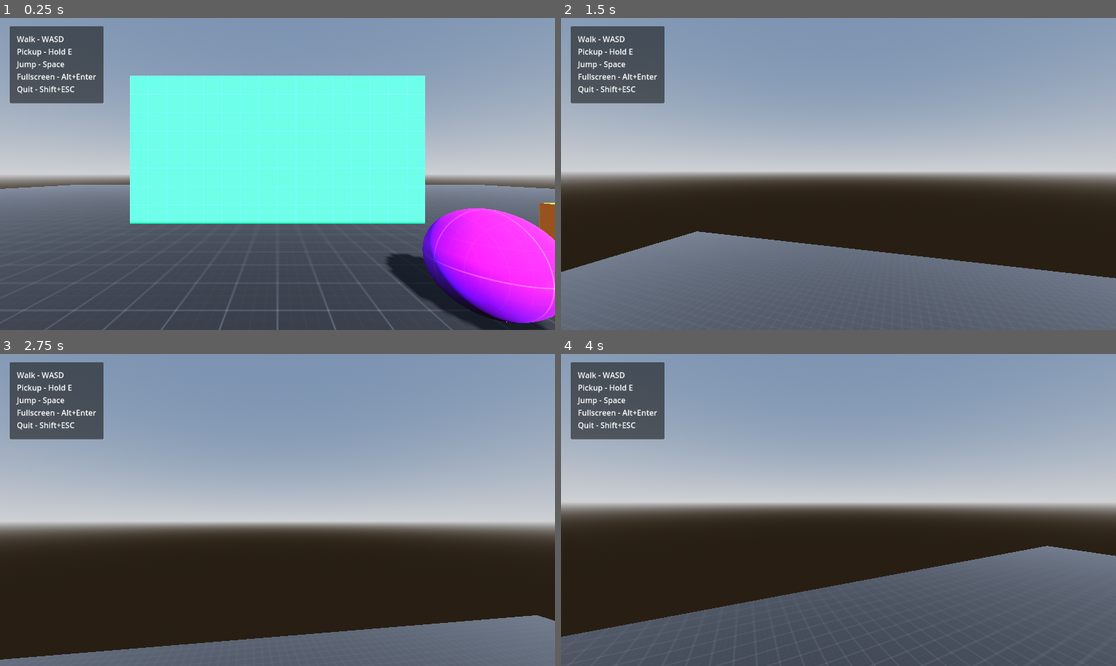
Above: before the commit, frames 1-4 (two rows, left to right).
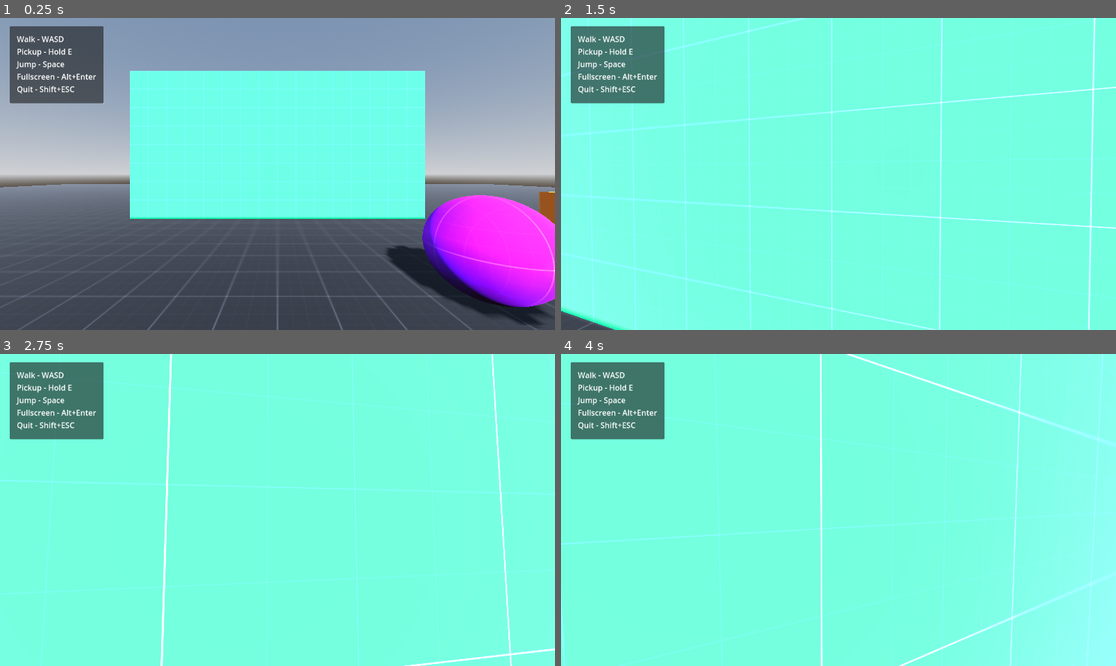
Above: after the commit, the same moments.

Repository: netj08/ColabGodotProject
Game: Godot game, scene res://Scenes/Levels/prototype.tscn
The game is run twice, just before and just after one commit, with the same random seed, the same clock (stepped at 60 frames per second) and the same inputs.
Inputs (mouse positions are in pixels of both pictures, inside the frame that each line leads up to):
- Up to frame 1 (0.25 s): no input
- Up to frame 2 (1.5 s): move the mouse to (866, 174) at 0.52 s; hold W (Up) from 0.53 s (still down); tap E (pickup) at 0.6, 1.35 s; tap Space (Jump) at 0.77 s; move the mouse to (810, 174) at 1.27 s
- Up to frame 3 (2.75 s): keep holding W (Up); tap Space (Jump) at 1.52 s; move the mouse to (288, 503) at 2.02 s; tap E (pickup) at 2.1 s
- Up to frame 4 (4 s): keep holding W (Up); move the mouse to (832, 516) at 2.77 s; tap E (pickup) at 2.85, 3.6 s; tap Space (Jump) at 3.02, 3.77 s; move the mouse to (877, 513) at 3.52 s

The runs differ from the first frame. In frame 1, 8.8% of the frame differs, in the area x 0-100%, y 16-100%; in frame 2, 100%; in frame 3, 100%, in the area x 0-100%, y 0-100%; in frame 4, 100%.

Commit message:
e

Diff:
--- a/Player/Player.gd
+++ b/Player/Player.gd
@@ -10,7 +10,7 @@
 @onready var marker = $Camera/RayCast3D/Marker3D
 
 const SPEED = 5.0
-const JUMP_VELOCITY = 13
+const JUMP_VELOCITY = 8
 
 # Get the gravity from the project settings to be synced with RigidBody nodes.
 var gravity = ProjectSettings.get_setting("physics/3d/default_gravity")
@@ -19,6 +19,7 @@
 	Input.mouse_mode = Input.MOUSE_MODE_CAPTURED
 	$Body.hide()
 	$Camera/Head.hide()
+	$Label3D.hide()
 
 func _unhandled_input(event):
 	if event is InputEventMouseMotion:
--- a/project.godot
+++ b/project.godot
@@ -61,3 +61,7 @@
 "events": [Object(InputEventKey,"resource_local_to_scene":false,"resource_name":"","device":-1,"window_id":0,"alt_pressed":false,"shift_pressed":false,"ctrl_pressed":false,"meta_pressed":false,"pressed":false,"keycode":0,"physical_keycode":32,"key_label":0,"unicode":32,"echo":false,"script":null)
 ]
 }
+
+[physics]
+
+3d/default_gravity=30.0
Not shown, added: exports/game.console.exe
Not shown, added: exports/game.exe
Not shown, added: exports/game.pck
